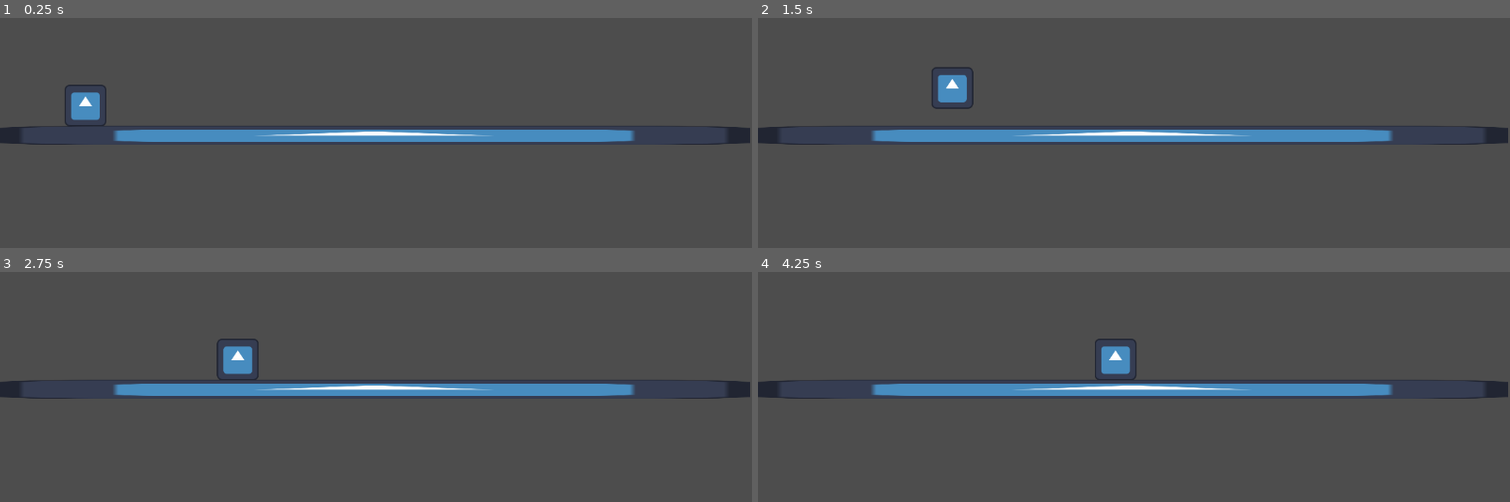
Above: before the commit, frames 1-4 (two rows, left to right).
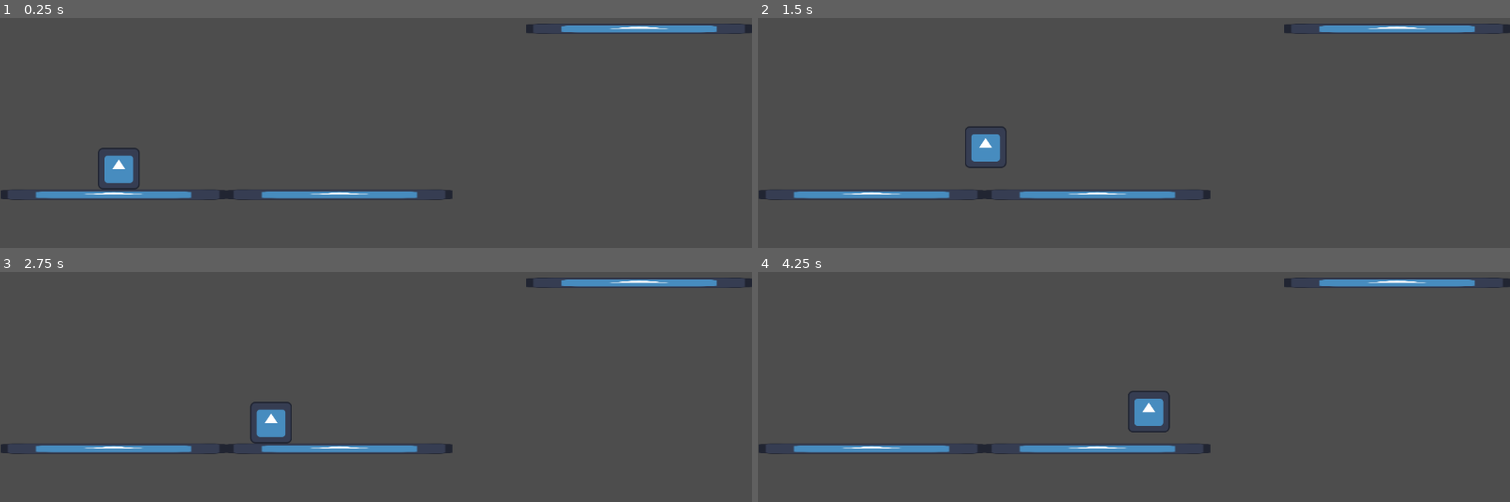
Above: after the commit, the same moments.

Repository: giulibaez/Reproducir-movimiento-en-Godot
Game: Godot game, scene res://main.tscn
Two runs of this game, one before a commit and one after it. Both use one fixed random seed, a clock stepped at 60 frames per second and the inputs below. The engine's default icon, where the game draws it, is replaced by a stand-in: a white triangle on a blue panel in a dark square.
Inputs:
- Up to frame 1 (0.25 s): no input
- Up to frame 2 (1.5 s): tap Enter at 0.5 s; hold D (move_right) from 0.53 s (still down); tap Space (jump) at 0.6, 0.77, 1.07, 1.35 s
- Up to frame 3 (2.75 s): tap Space (jump) at 1.52, 1.82, 2.1 s; release D (move_right) at 2.03 s; hold A (move_left) from 2.03 s (still down)
- Up to frame 4 (4.25 s): release A (move_left) at 2.78 s; hold D (move_right) from 2.78 s (still down); tap Space (jump) at 2.85, 3.02, 3.32, 3.6, 3.77, 4.07 s

The runs differ from the first frame. In frame 1, 9.1% of the frame differs, in the area x 0-100%, y 2-80%; in frame 2, 8.8%; in frame 3, 9.1%; in frame 4, 9.0%.

Commit message:
ajuste de la gravedad

Diff:
--- a/reproducir-movimiento--hollow-knight/main.tscn
+++ b/reproducir-movimiento--hollow-knight/main.tscn
@@ -1,25 +1,18 @@
-[gd_scene load_steps=4 format=3 uid="uid://deqqaglqfiqhu"]
+[gd_scene load_steps=3 format=3 uid="uid://deqqaglqfiqhu"]
 
 [ext_resource type="PackedScene" uid="uid://cto6qyglk2qvx" path="res://player.tscn" id="1_0xm2m"]
-[ext_resource type="Texture2D" uid="uid://dd51a1lvg2du0" path="res://icon.svg" id="2_h2yge"]
-
-[sub_resource type="RectangleShape2D" id="RectangleShape2D_1bvp3"]
-size = Vector2(1155, 29)
+[ext_resource type="PackedScene" uid="uid://dchec5accboqm" path="res://plataforma.tscn" id="2_0xm2m"]
 
 [node name="main" type="Node2D"]
 
 [node name="player" parent="." instance=ExtResource("1_0xm2m")]
-position = Vector2(131, 427)
+position = Vector2(182, 528)
 
-[node name="StaticBody2D" type="StaticBody2D" parent="."]
-position = Vector2(-5, 462)
-metadata/_edit_group_ = true
+[node name="plataforma" parent="." instance=ExtResource("2_0xm2m")]
+position = Vector2(3, 511)
 
-[node name="Sprite2D" type="Sprite2D" parent="StaticBody2D"]
-position = Vector2(578, 13)
-scale = Vector2(9.00781, 0.226563)
-texture = ExtResource("2_h2yge")
+[node name="plataforma2" parent="." instance=ExtResource("2_0xm2m")]
+position = Vector2(349, 511)
 
-[node name="CollisionShape2D" type="CollisionShape2D" parent="StaticBody2D"]
-position = Vector2(577.5, 13.5)
-shape = SubResource("RectangleShape2D_1bvp3")
+[node name="plataforma3" parent="." instance=ExtResource("2_0xm2m")]
+position = Vector2(808, 256)
--- /dev/null
+++ b/reproducir-movimiento--hollow-knight/plataforma.tscn
@@ -0,0 +1,18 @@
+[gd_scene load_steps=3 format=3 uid="uid://dchec5accboqm"]
+
+[ext_resource type="Texture2D" uid="uid://dd51a1lvg2du0" path="res://icon.svg" id="1_bon5w"]
+
+[sub_resource type="RectangleShape2D" id="RectangleShape2D_1v4vm"]
+size = Vector2(349, 16)
+
+[node name="plataforma" type="StaticBody2D"]
+metadata/_edit_group_ = true
+
+[node name="Sprite2D" type="Sprite2D" parent="."]
+position = Vector2(171, 55)
+scale = Vector2(2.70313, 0.125)
+texture = ExtResource("1_bon5w")
+
+[node name="CollisionShape2D" type="CollisionShape2D" parent="."]
+position = Vector2(170.5, 55)
+shape = SubResource("RectangleShape2D_1v4vm")
--- a/reproducir-movimiento--hollow-knight/player.gd
+++ b/reproducir-movimiento--hollow-knight/player.gd
@@ -37,4 +37,7 @@
 		velocity.y *= 0.2
 
 	if not is_on_floor():
-		velocity.y += gravity * delta
+		if velocity.y < 0: # si el personaje esta subiendo
+			velocity.y += gravity * delta * 0.6 # reduce el efecto de la gravedad al 60%
+		else:
+			velocity.y += gravity * delta * 1.5
--- a/reproducir-movimiento--hollow-knight/player.tscn
+++ b/reproducir-movimiento--hollow-knight/player.tscn
@@ -12,7 +12,7 @@
 maxSpeed = 200
 acceleration = 800
 friction = 600
-jumpSpeed = 400
+jumpSpeed = 450
 maxJump = 2
 metadata/_edit_group_ = true
 
